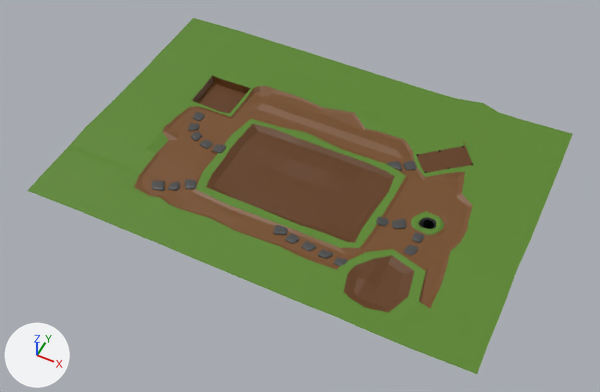
Before and after pictures for a commit that changed the FBX model LD01/Assets/Models/Grond.fbx.
The view is the same before and after, from a 50 mm camera at (25.3, -51.5, 60.7) aimed at (-0.2, -0.4, -3.1). The lights are fixed; the arrows at lower left show +X, +Y and +Z.

Script lines for the objects in view, before the commit:
```python
me_plane_002 = bpy.data.meshes.new('Plane.002')
me_plane_002.from_pydata(...)  # 1177 vertices, 996 faces; spans x -23.6..22.9, y -14.2..18.1, z -2.7..0.3
me_plane_002.materials.append(mat_grondmateriaal)  # picture img_kleuren_png
ob_grond_002 = bpy.data.objects.new('Grond.002', me_plane_002)
ob_grond_002.location = (0.0, 0.0, 0.0)
```
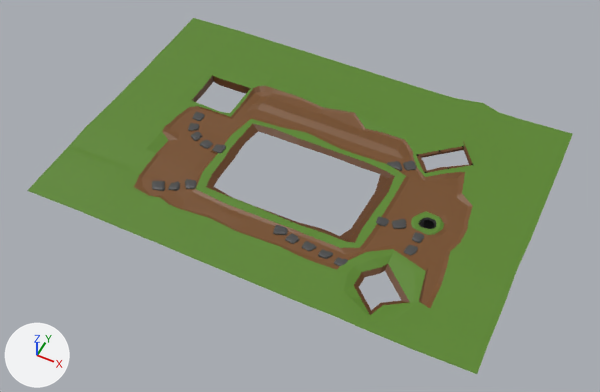
Boxes (x1, y1, x2, y2) around the edits, measured in the pictures (600 x 392 px; the box of a moved part takes in the faces that stretch with it):
part 1 of me_plane_002, moved or reshaped: before (196, 82, 471, 339); after (334, 147, 471, 339)
part 2 of me_plane_002, moved or reshaped: (420, 220, 434, 229) in both
part 3 of me_plane_002, surface changed (brown to green): (348, 255, 392, 313) in both

Edits to the bpy script that builds the scene:
```text
Change me_plane_002:
    used by ob_grond_002; location = (0.0, 0.0, 0.0)
    remove me_plane_002.from_pydata(...)  # 1177 vertices, 996 faces; spans x -23.6..22.9, y -14.2..18.1, z -2.7..0.3
    add me_plane_002.from_pydata(...)  # 1123 vertices, 925 faces; spans x -23.6..22.9, y -14.2..18.1, z -1.4..0.3
    me_plane_002 part 1
    28 vertices are removed from x -14.9..13.5, y -10.9..6.9, z -0.8..0.0
    54 faces are deleted
    9 vertices move from x 10.0..14.9, y -12.7..-7.5, z -0.2..0.0 to x 10.1..15.6, y -13.4..-7.2, z -0.2..0.0
    36 vertices are added at x 9.6..14.6, y -11.7..10.5, z -0.5..0.1
    38 new faces join them
    me_plane_002 part 2
    6 vertices are removed from x 12.9..14.1, y -0.9..-0.3, z -2.7
    12 faces are deleted
    3 vertices in x 13.1..13.8, y -1.1..0.0, z -2.7 move by (0.0, 0.0, 1.3)
    1 vertex moves from x 13.8, y -1.1, z -2.6 to x 13.8, y -1.1, z -1.4
    6 vertices are added at (14.1, -0.7, -1.4), (12.9, -0.6, -1.4), (13.0, -0.3, -1.4), (14.1, -0.3, -1.4), (12.9, -0.9, -1.4), (13.9, -0.9, -1.4)
    8 new faces join them
    me_plane_002 part 3: 6 kept faces spanning x 9.1..15.6, y -12.8..-5.6, z -0.3..0.1 get new texture (UV) coordinates
```
